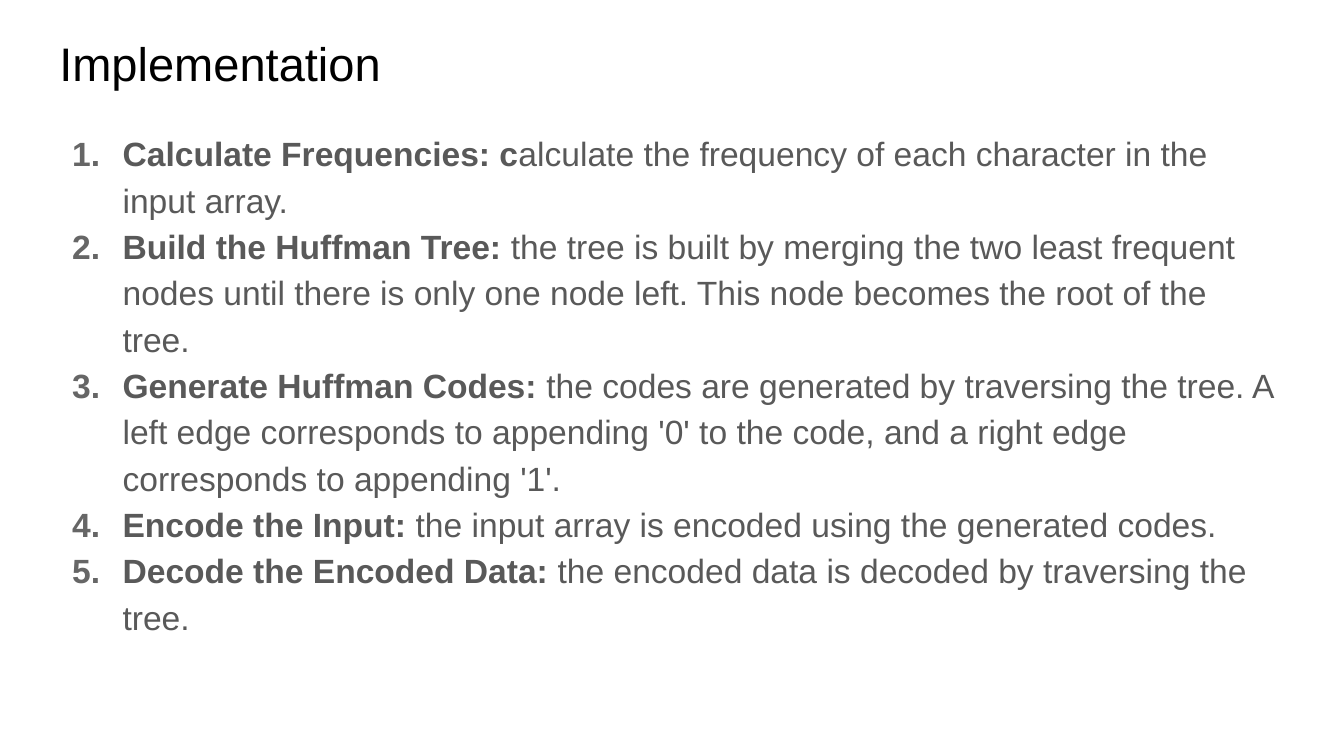
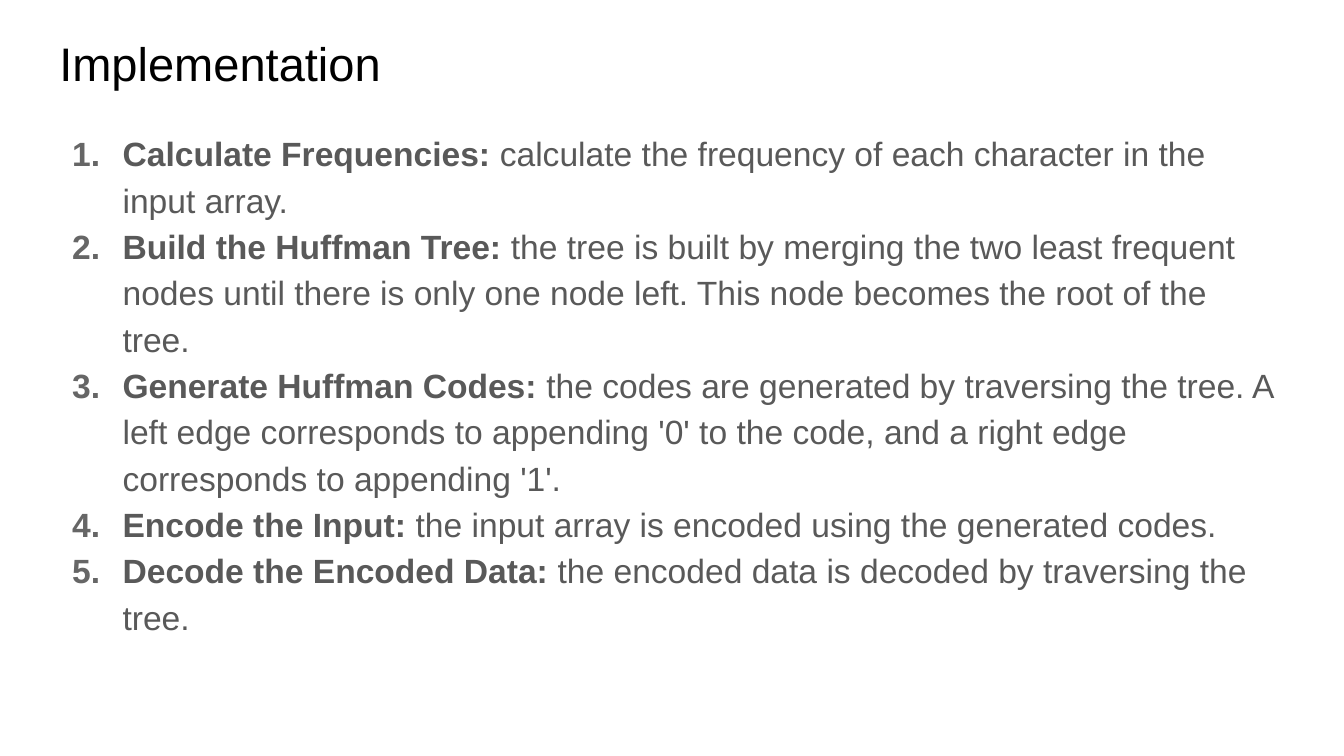
Before and after one commit to xserra/audio-coding-materials, a slide deck: slide 25 of lectures/2. Quantization and _entropy coding.pptx. Drawn at 1344x756 pixels with LibreOffice and Linux fonts; fonts in the diff are those of the drawing. Boxes give left, top, right and bottom in pixels: in the first picture for what was removed or moved away, otherwise in the second. Text is boxed around its words. In the diff, an @@ line names an element or a change of style, - is before the commit and + after.

```diff
--- a/lectures/2. Quantization and _entropy coding.pptx
+++ b/lectures/2. Quantization and _entropy coding.pptx
@@ text at (x1=123, y1=141, x2=1206, y2=219): bold off in "calculate" @@
```
Also in this commit, not shown: 5 other slides changed.
